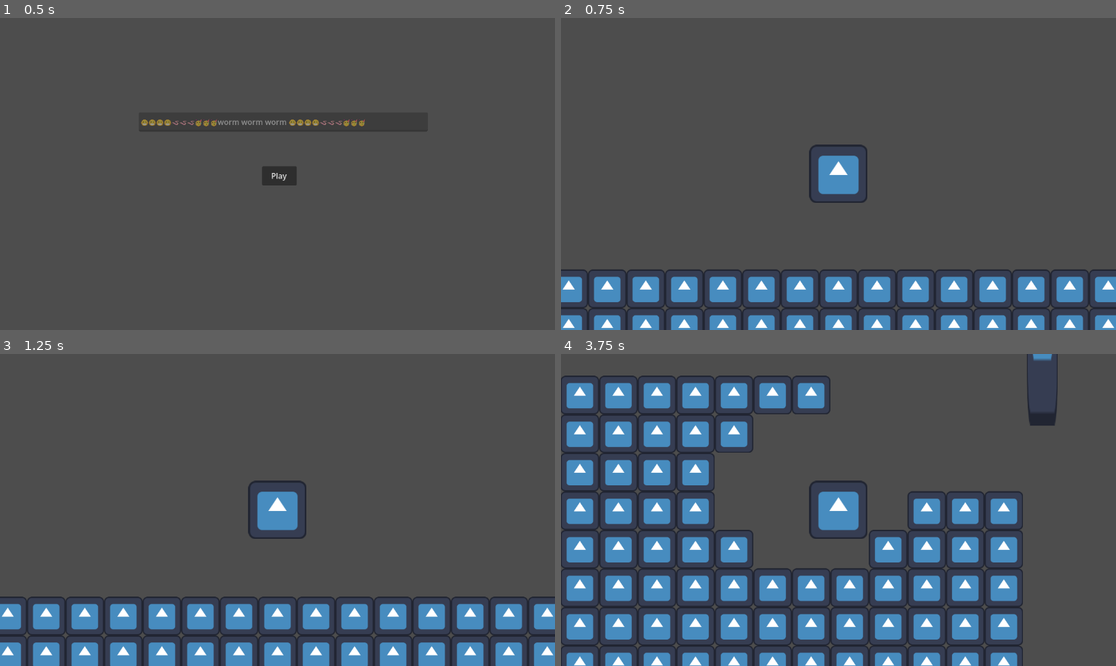
Above: before the commit, frames 1-4 (two rows, left to right).
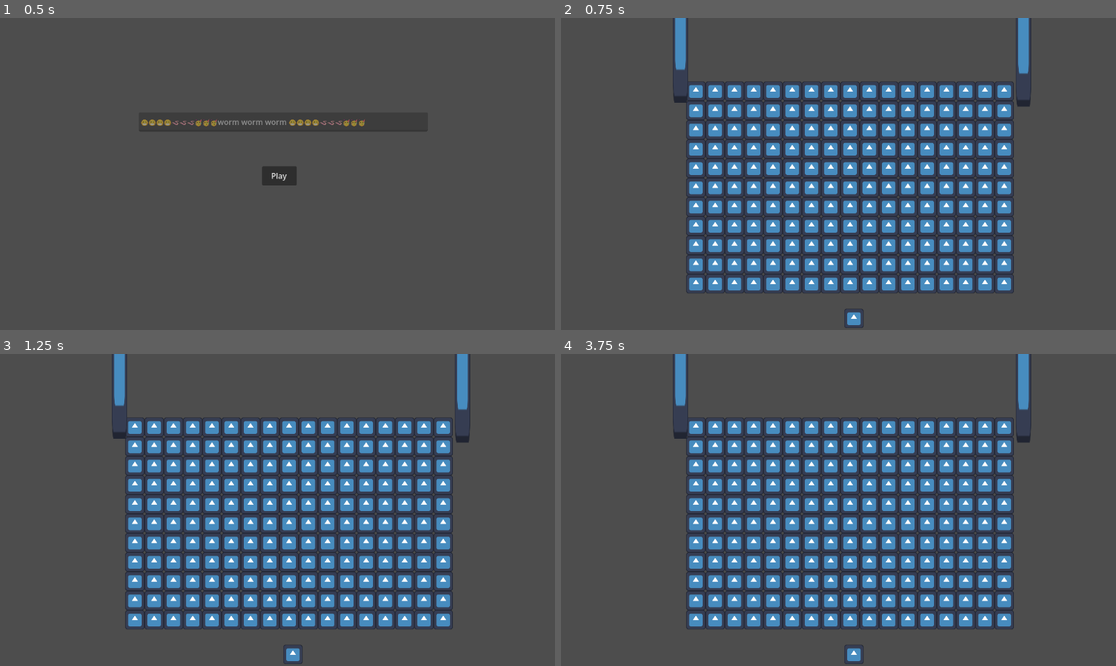
Above: after the commit, the same moments.

Repository: 24330/WORM-WORM-WORM
Game: Godot game, scene res://Menu.tscn
The game is run twice, just before and just after one commit, with the same random seed, the same clock (stepped at 60 frames per second) and the same inputs. The engine's default icon, where the game draws it, is replaced by a stand-in: a white triangle on a blue panel in a dark square.
Inputs:
- Up to frame 1 (0.5 s): no input
- Up to frame 2 (0.75 s): click "Play" at 0.5 s
- Up to frame 3 (1.25 s): no input
- Up to frame 4 (3.75 s): hold Right (ui_right) 1.28-2.78 s; hold Left (ui_left) 2.78-3.53 s; hold Right (ui_right) from 3.53 s (still down)

Frame 1 is identical in both runs. In frame 2, 35% of the frame differs, in the area x 0-100%, y 0-100%; in frame 3, 36%; in frame 4, 47%, in the area x 0-90%, y 0-100%.
Error after the commit: Invalid call. Nonexistent function 'Instantiate' in base 'GDScript'. (res://player_spawner.gd:8)

Commit message:
gffyfyfyfy

Diff:
--- a/main_Scene.tscn
+++ b/main_Scene.tscn
@@ -1,16 +1,10 @@
 [gd_scene format=3 uid="uid://r2l52en0qmig"]
 
-[ext_resource type="Script" uid="uid://dvv6rqqll3adg" path="res://playa.gd" id="1_2dfxr"]
 [ext_resource type="Texture2D" uid="uid://doq0tfmh1evbl" path="res://icon.svg" id="1_w1qci"]
 [ext_resource type="PackedScene" uid="uid://brdyttm2vckhq" path="res://foods.tscn" id="3_a600y"]
 [ext_resource type="Script" uid="uid://dudmy48p4mymh" path="res://foods.gd" id="4_2moaj"]
 [ext_resource type="Script" uid="uid://cd5t570kom77r" path="res://enemy.gd" id="5_g6ks6"]
-
-[sub_resource type="RectangleShape2D" id="RectangleShape2D_2dfxr"]
-size = Vector2(61, 60)
-
-[sub_resource type="RectangleShape2D" id="RectangleShape2D_2moaj"]
-size = Vector2(67, 67)
+[ext_resource type="PackedScene" uid="uid://crkf5mdvii3x0" path="res://player_Spawner.tscn" id="5_tflyj"]
 
 [sub_resource type="RectangleShape2D" id="RectangleShape2D_g6ks6"]
 size = Vector2(32, 440)
@@ -19,28 +13,6 @@
 size = Vector2(32, 32)
 
 [node name="Node2D" type="Node2D" unique_id=86963004]
-
-[node name="Playa" type="CharacterBody2D" parent="." unique_id=769139188]
-position = Vector2(600, 32)
-motion_mode = 1
-script = ExtResource("1_2dfxr")
-
-[node name="Sprite2D" type="Sprite2D" parent="Playa" unique_id=1799808170]
-position = Vector2(-1.1920929e-07, -5.9604645e-08)
-scale = Vector2(0.47265625, 0.47265625)
-texture = ExtResource("1_w1qci")
-
-[node name="CollisionShape2D" type="CollisionShape2D" parent="Playa" unique_id=2017631383]
-shape = SubResource("RectangleShape2D_2dfxr")
-
-[node name="Area2D" type="Area2D" parent="Playa" unique_id=637083699]
-
-[node name="CollisionShape2D" type="CollisionShape2D" parent="Playa/Area2D" unique_id=517824340]
-position = Vector2(0.5, 0.5)
-shape = SubResource("RectangleShape2D_2moaj")
-
-[node name="Camera2D" type="Camera2D" parent="Playa" unique_id=330573568]
-zoom = Vector2(2, 2)
 
 [node name="foods310" parent="." unique_id=954020358 groups=["food"] instance=ExtResource("3_a600y")]
 position = Vector2(280, 152)
@@ -831,191 +803,5 @@
 [node name="CollisionShape2D" type="CollisionShape2D" parent="Enemy" unique_id=201005649]
 shape = SubResource("RectangleShape2D_tflyj")
 
-[connection signal="area_entered" from="Playa/Area2D" to="Playa" method="_on_area_2d_area_entered"]
-[connection signal="area_entered" from="foods310" to="Playa" method="_on_foods_area_entered"]
-[connection signal="area_entered" from="foods311" to="Playa" method="_on_foods_area_entered"]
-[connection signal="area_entered" from="foods312" to="Playa" method="_on_foods_area_entered"]
-[connection signal="area_entered" from="foods313" to="Playa" method="_on_foods_area_entered"]
-[connection signal="area_entered" from="foods314" to="Playa" method="_on_foods_area_entered"]
-[connection signal="area_entered" from="foods315" to="Playa" method="_on_foods_area_entered"]
-[connection signal="area_entered" from="foods316" to="Playa" method="_on_foods_area_entered"]
-[connection signal="area_entered" from="foods317" to="Playa" method="_on_foods_area_entered"]
-[connection signal="area_entered" from="foods318" to="Playa" method="_on_foods_area_entered"]
-[connection signal="area_entered" from="foods319" to="Playa" method="_on_foods_area_entered"]
-[connection signal="area_entered" from="foods320" to="Playa" method="_on_foods_area_entered"]
-[connection signal="area_entered" from="foods321" to="Playa" method="_on_foods_area_entered"]
-[connection signal="area_entered" from="foods322" to="Playa" method="_on_foods_area_entered"]
-[connection signal="area_entered" from="foods323" to="Playa" method="_on_foods_area_entered"]
-[connection signal="area_entered" from="foods324" to="Playa" method="_on_foods_area_entered"]
-[connection signal="area_entered" from="foods325" to="Playa" method="_on_foods_area_entered"]
-[connection signal="area_entered" from="foods326" to="Playa" method="_on_foods_area_entered"]
-[connection signal="area_entered" from="foods327" to="Playa" method="_on_foods_area_entered"]
-[connection signal="area_entered" from="foods328" to="Playa" method="_on_foods_area_entered"]
-[connection signal="area_entered" from="foods329" to="Playa" method="_on_foods_area_entered"]
-[connection signal="area_entered" from="foods330" to="Playa" method="_on_foods_area_entered"]
-[connection signal="area_entered" from="foods331" to="Playa" method="_on_foods_area_entered"]
-[connection signal="area_entered" from="foods332" to="Playa" method="_on_foods_area_entered"]
-[connection signal="area_entered" from="foods333" to="Playa" method="_on_foods_area_entered"]
-[connection signal="area_entered" from="foods334" to="Playa" method="_on_foods_area_entered"]
-[connection signal="area_entered" from="foods335" to="Playa" method="_on_foods_area_entered"]
-[connection signal="area_entered" from="foods336" to="Playa" method="_on_foods_area_entered"]
-[connection signal="area_entered" from="foods337" to="Playa" method="_on_foods_area_entered"]
-[connection signal="area_entered" from="foods338" to="Playa" method="_on_foods_area_entered"]
-[connection signal="area_entered" from="foods339" to="Playa" method="_on_foods_area_entered"]
-[connection signal="area_entered" from="foods340" to="Playa" method="_on_foods_area_entered"]
-[connection signal="area_entered" from="foods341" to="Playa" method="_on_foods_area_entered"]
-[connection signal="area_entered" from="foods342" to="Playa" method="_on_foods_area_entered"]
-[connection signal="area_entered" from="foods343" to="Playa" method="_on_foods_area_entered"]
-[connection signal="area_entered" from="foods344" to="Playa" method="_on_foods_area_entered"]
-[connection signal="area_entered" from="foods345" to="Playa" method="_on_foods_area_entered"]
-[connection signal="area_entered" from="foods346" to="Playa" method="_on_foods_area_entered"]
-[connection signal="area_entered" from="foods347" to="Playa" method="_on_foods_area_entered"]
-[connection signal="area_entered" from="foods348" to="Playa" method="_on_foods_area_entered"]
-[connection signal="area_entered" from="foods349" to="Playa" method="_on_foods_area_entered"]
-[connection signal="area_entered" from="foods350" to="Playa" method="_on_foods_area_entered"]
-[connection signal="area_entered" from="foods351" to="Playa" method="_on_foods_area_entered"]
-[connection signal="area_entered" from="foods352" to="Playa" method="_on_foods_area_entered"]
-[connection signal="area_entered" from="foods353" to="Playa" method="_on_foods_area_entered"]
-[connection signal="area_entered" from="foods354" to="Playa" method="_on_foods_area_entered"]
-[connection signal="area_entered" from="foods355" to="Playa" method="_on_foods_area_entered"]
-[connection signal="area_entered" from="foods356" to="Playa" method="_on_foods_area_entered"]
-[connection signal="area_entered" from="foods357" to="Playa" method="_on_foods_area_entered"]
-[connection signal="area_entered" from="foods358" to="Playa" method="_on_foods_area_entered"]
-[connection signal="area_entered" from="foods359" to="Playa" method="_on_foods_area_entered"]
-[connection signal="area_entered" from="foods360" to="Playa" method="_on_foods_area_entered"]
-[connection signal="area_entered" from="foods361" to="Playa" method="_on_foods_area_entered"]
-[connection signal="area_entered" from="foods362" to="Playa" method="_on_foods_area_entered"]
-[connection signal="area_entered" from="foods363" to="Playa" method="_on_foods_area_entered"]
-[connection signal="area_entered" from="foods364" to="Playa" method="_on_foods_area_entered"]
-[connection signal="area_entered" from="foods365" to="Playa" method="_on_foods_area_entered"]
-[connection signal="area_entered" from="foods366" to="Playa" method="_on_foods_area_entered"]
-[connection signal="area_entered" from="foods367" to="Playa" method="_on_foods_area_entered"]
-[connection signal="area_entered" from="foods368" to="Playa" method="_on_foods_area_entered"]
-[connection signal="area_entered" from="foods369" to="Playa" method="_on_foods_area_entered"]
-[connection signal="area_entered" from="foods370" to="Playa" method="_on_foods_area_entered"]
-[connection signal="area_entered" from="foods371" to="Playa" method="_on_foods_area_entered"]
-[connection signal="area_entered" from="foods372" to="Playa" method="_on_foods_area_entered"]
-[connection signal="area_entered" from="foods373" to="Playa" method="_on_foods_area_entered"]
-[connection signal="area_entered" from="foods374" to="Playa" method="_on_foods_area_entered"]
-[connection signal="area_entered" from="foods375" to="Playa" method="_on_foods_area_entered"]
-[connection signal="area_entered" from="foods376" to="Playa" method="_on_foods_area_entered"]
-[connection signal="area_entered" from="foods377" to="Playa" method="_on_foods_area_entered"]
-[connection signal="area_entered" from="foods378" to="Playa" method="_on_foods_area_entered"]
-[connection signal="area_entered" from="foods379" to="Playa" method="_on_foods_area_entered"]
-[connection signal="area_entered" from="foods380" to="Playa" method="_on_foods_area_entered"]
-[connection signal="area_entered" from="foods381" to="Playa" method="_on_foods_area_entered"]
-[connection signal="area_entered" from="foods382" to="Playa" method="_on_foods_area_entered"]
-[connection signal="area_entered" from="foods383" to="Playa" method="_on_foods_area_entered"]
-[connection signal="area_entered" from="foods384" to="Playa" method="_on_foods_area_entered"]
-[connection signal="area_entered" from="foods385" to="Playa" method="_on_foods_area_entered"]
-[connection signal="area_entered" from="foods386" to="Playa" method="_on_foods_area_entered"]
-[connection signal="area_entered" from="foods387" to="Playa" method="_on_foods_area_entered"]
-[connection signal="area_entered" from="foods388" to="Playa" method="_on_foods_area_entered"]
-[connection signal="area_entered" from="foods389" to="Playa" method="_on_foods_area_entered"]
-[connection signal="area_entered" from="foods390" to="Playa" method="_on_foods_area_entered"]
-[connection signal="area_entered" from="foods391" to="Playa" method="_on_foods_area_entered"]
-[connection signal="area_entered" from="foods392" to="Playa" method="_on_foods_area_entered"]
-[connection signal="area_entered" from="foods393" to="Playa" method="_on_foods_area_entered"]
-[connection signal="area_entered" from="foods394" to="Playa" method="_on_foods_area_entered"]
-[connection signal="area_entered" from="foods395" to="Playa" method="_on_foods_area_entered"]
-[connection signal="area_entered" from="foods396" to="Playa" method="_on_foods_area_entered"]
-[connection signal="area_entered" from="foods397" to="Playa" method="_on_foods_area_entered"]
-[connection signal="area_entered" from="foods398" to="Playa" method="_on_foods_area_entered"]
-[connection signal="area_entered" from="foods399" to="Playa" method="_on_foods_area_entered"]
-[connection signal="area_entered" from="foods400" to="Playa" method="_on_foods_area_entered"]
-[connection signal="area_entered" from="foods401" to="Playa" method="_on_foods_area_entered"]
-[connection signal="area_entered" from="foods402" to="Playa" method="_on_foods_area_entered"]
-[connection signal="area_entered" from="foods403" to="Playa" method="_on_foods_area_entered"]
-[connection signal="area_entered" from="foods404" to="Playa" method="_on_foods_area_entered"]
-[connection signal="area_entered" from="foods405" to="Playa" method="_on_foods_area_entered"]
-[connection signal="area_entered" from="foods406" to="Playa" method="_on_foods_area_entered"]
-[connection signal="area_entered" from="foods407" to="Playa" method="_on_foods_area_entered"]
-[connection signal="area_entered" from="foods408" to="Playa" method="_on_foods_area_entered"]
-[connection signal="area_entered" from="foods409" to="Playa" method="_on_foods_area_entered"]
-[connection signal="area_entered" from="foods410" to="Playa" method="_on_foods_area_entered"]
-[connection signal="area_entered" from="foods411" to="Playa" method="_on_foods_area_entered"]
-[connection signal="area_entered" from="foods412" to="Playa" method="_on_foods_area_entered"]
-[connection signal="area_entered" from="foods413" to="Playa" method="_on_foods_area_entered"]
-[connection signal="area_entered" from="foods414" to="Playa" method="_on_foods_area_entered"]
-[connection signal="area_entered" from="foods415" to="Playa" method="_on_foods_area_entered"]
-[connection signal="area_entered" from="foods416" to="Playa" method="_on_foods_area_entered"]
-[connection signal="area_entered" from="foods417" to="Playa" method="_on_foods_area_entered"]
-[connection signal="area_entered" from="foods418" to="Playa" method="_on_foods_area_entered"]
-[connection signal="area_entered" from="foods419" to="Playa" method="_on_foods_area_entered"]
-[connection signal="area_entered" from="foods420" to="Playa" method="_on_foods_area_entered"]
-[connection signal="area_entered" from="foods421" to="Playa" method="_on_foods_area_entered"]
-[connection signal="area_entered" from="foods422" to="Playa" method="_on_foods_area_entered"]
-[connection signal="area_entered" from="foods423" to="Playa" method="_on_foods_area_entered"]
-[connection signal="area_entered" from="foods424" to="Playa" method="_on_foods_area_entered"]
-[connection signal="area_entered" from="foods425" to="Playa" method="_on_foods_area_entered"]
-[connection signal="area_entered" from="foods426" to="Playa" method="_on_foods_area_entered"]
-[connection signal="area_entered" from="foods427" to="Playa" method="_on_foods_area_entered"]
-[connection signal="area_entered" from="foods428" to="Playa" method="_on_foods_area_entered"]
-[connection signal="area_entered" from="foods429" to="Playa" method="_on_foods_area_entered"]
-[connection signal="area_entered" from="foods430" to="Playa" method="_on_foods_area_entered"]
-[connection signal="area_entered" from="foods431" to="Playa" method="_on_foods_area_entered"]
-[connection signal="area_entered" from="foods432" to="Playa" method="_on_foods_area_entered"]
-[connection signal="area_entered" from="foods433" to="Playa" method="_on_foods_area_entered"]
-[connection signal="area_entered" from="foods434" to="Playa" method="_on_foods_area_entered"]
-[connection signal="area_entered" from="foods435" to="Playa" method="_on_foods_area_entered"]
-[connection signal="area_entered" from="foods436" to="Playa" method="_on_foods_area_entered"]
-[connection signal="area_entered" from="foods437" to="Playa" method="_on_foods_area_entered"]
-[connection signal="area_entered" from="foods438" to="Playa" method="_on_foods_area_entered"]
-[connection signal="area_entered" from="foods439" to="Playa" method="_on_foods_area_entered"]
-[connection signal="area_entered" from="foods440" to="Playa" method="_on_foods_area_entered"]
-[connection signal="area_entered" from="foods441" to="Playa" method="_on_foods_area_entered"]
-[connection signal="area_entered" from="foods442" to="Playa" method="_on_foods_area_entered"]
-[connection signal="area_entered" from="foods443" to="Playa" method="_on_foods_area_entered"]
-[connection signal="area_entered" from="foods444" to="Playa" method="_on_foods_area_entered"]
-[connection signal="area_entered" from="foods445" to="Playa" method="_on_foods_area_entered"]
-[connection signal="area_entered" from="foods446" to="Playa" method="_on_foods_area_entered"]
-[connection signal="area_entered" from="foods447" to="Playa" method="_on_foods_area_entered"]
-[connection signal="area_entered" from="foods448" to="Playa" method="_on_foods_area_entered"]
-[connection signal="area_entered" from="foods449" to="Playa" method="_on_foods_area_entered"]
-[connection signal="area_entered" from="foods450" to="Playa" method="_on_foods_area_entered"]
-[connection signal="area_entered" from="foods451" to="Playa" method="_on_foods_area_entered"]
-[connection signal="area_entered" from="foods452" to="Playa" method="_on_foods_area_entered"]
-[connection signal="area_entered" from="foods453" to="Playa" method="_on_foods_area_entered"]
-[connection signal="area_entered" from="foods454" to="Playa" method="_on_foods_area_entered"]
-[connection signal="area_entered" from="foods455" to="Playa" method="_on_foods_area_entered"]
-[connection signal="area_entered" from="foods456" to="Playa" method="_on_foods_area_entered"]
-[connection signal="area_entered" from="foods457" to="Playa" method="_on_foods_area_entered"]
-[connection signal="area_entered" from="foods458" to="Playa" method="_on_foods_area_entered"]
-[connection signal="area_entered" from="foods459" to="Playa" method="_on_foods_area_entered"]
-[connection signal="area_entered" from="foods460" to="Playa" method="_on_foods_area_entered"]
-[connection signal="area_entered" from="foods461" to="Playa" method="_on_foods_area_entered"]
-[connection signal="area_entered" from="foods462" to="Playa" method="_on_foods_area_entered"]
-[connection signal="area_entered" from="foods463" to="Playa" method="_on_foods_area_entered"]
-[connection signal="area_entered" from="foods464" to="Playa" method="_on_foods_area_entered"]
-[connection signal="area_entered" from="foods465" to="Playa" method="_on_foods_area_entered"]
-[connection signal="area_entered" from="foods466" to="Playa" method="_on_foods_area_entered"]
-[connection signal="area_entered" from="foods467" to="Playa" method="_on_foods_area_entered"]
-[connection signal="area_entered" from="foods468" to="Playa" method="_on_foods_area_entered"]
-[connection signal="area_entered" from="foods469" to="Playa" method="_on_foods_area_entered"]
-[connection signal="area_entered" from="foods470" to="Playa" method="_on_foods_area_entered"]
-[connection signal="area_entered" from="foods471" to="Playa" method="_on_foods_area_entered"]
-[connection signal="area_entered" from="foods472" to="Playa" method="_on_foods_area_entered"]
-[connection signal="area_entered" from="foods473" to="Playa" method="_on_foods_area_entered"]
-[connection signal="area_entered" from="foods474" to="Playa" method="_on_foods_area_entered"]
-[connection signal="area_entered" from="foods475" to="Playa" method="_on_foods_area_entered"]
-[connection signal="area_entered" from="foods476" to="Playa" method="_on_foods_area_entered"]
-[connection signal="area_entered" from="foods477" to="Playa" method="_on_foods_area_entered"]
-[connection signal="area_entered" from="foods478" to="Playa" method="_on_foods_area_entered"]
-[connection signal="area_entered" from="foods479" to="Playa" method="_on_foods_area_entered"]
-[connection signal="area_entered" from="foods480" to="Playa" method="_on_foods_area_entered"]
-[connection signal="area_entered" from="foods481" to="Playa" method="_on_foods_area_entered"]
-[connection signal="area_entered" from="foods482" to="Playa" method="_on_foods_area_entered"]
-[connection signal="area_entered" from="foods483" to="Playa" method="_on_foods_area_entered"]
-[connection signal="area_entered" from="foods484" to="Playa" method="_on_foods_area_entered"]
-[connection signal="area_entered" from="foods485" to="Playa" method="_on_foods_area_entered"]
-[connection signal="area_entered" from="foods486" to="Playa" method="_on_foods_area_entered"]
-[connection signal="area_entered" from="foods487" to="Playa" method="_on_foods_area_entered"]
-[connection signal="area_entered" from="foods488" to="Playa" method="_on_foods_area_entered"]
-[connection signal="area_entered" from="foods489" to="Playa" method="_on_foods_area_entered"]
-[connection signal="area_entered" from="foods490" to="Playa" method="_on_foods_area_entered"]
-[connection signal="area_entered" from="foods491" to="Playa" method="_on_foods_area_entered"]
-[connection signal="area_entered" from="foods492" to="Playa" method="_on_foods_area_entered"]
-[connection signal="area_entered" from="foods493" to="Playa" method="_on_foods_area_entered"]
-[connection signal="area_entered" from="foods494" to="Playa" method="_on_foods_area_entered"]
-[connection signal="area_entered" from="foods495" to="Playa" method="_on_foods_area_entered"]
-[connection signal="area_entered" from="foods496" to="Playa" method="_on_foods_area_entered"]
+[node name="Node2D" parent="." unique_id=1035901348 instance=ExtResource("5_tflyj")]
+position = Vector2(616, 0)
--- a/node_2d.tscn
+++ /dev/null
@@ -1,16 +0,0 @@
-[gd_scene format=3 uid="uid://defygm5n7mwc8"]
-
-[ext_resource type="Script" uid="uid://yb5lk213n2gt" path="res://button.gd" id="1_wtcfe"]
-
-[node name="Node2D" type="Node2D" unique_id=2020036312]
-
-[node name="Button" type="Button" parent="." unique_id=1902640629]
-offset_left = 288.0
-offset_top = 136.0
-offset_right = 360.0
-offset_bottom = 176.0
-text = "Play"
-script = ExtResource("1_wtcfe")
-
-[node name="Camera2D" type="Camera2D" parent="." unique_id=142356026]
-position = Vector2(320, 152)
--- a/playa.gd
+++ b/playa.gd
@@ -24,13 +24,3 @@
 func _on_area_2d_area_entered(area: Area2D) -> void:
 	if area.is_in_group("food"):
 		area.queue_free()
-
-
-#handle respawn
-
-func _on_enemy_area_entered(area: StaticBody2D) -> void:
-	print("Ouch")
-	respawn()
-
-func respawn():
-	position = start_position
--- /dev/null
+++ b/player_Spawner.tscn
@@ -0,0 +1,6 @@
+[gd_scene format=3 uid="uid://crkf5mdvii3x0"]
+
+[ext_resource type="Script" uid="uid://ctmj1ofv3ritl" path="res://player_spawner.gd" id="1_v8wit"]
+
+[node name="Node2D" type="Node2D" unique_id=1035901348]
+script = ExtResource("1_v8wit")
--- /dev/null
+++ b/player_spawner.gd
@@ -0,0 +1,11 @@
+extends Node2D
+
+var player_scene = preload("res://playa.gd")
+var playa = null
+
+func _process(_delta):
+	if playa == null:
+		var new_obj = player_scene.Instantiate()
+		new_obj.position = position
+		get_parent().add_child(new_obj)
+		playa = new_obj
Not shown, added: player_spawner.gd.uid
